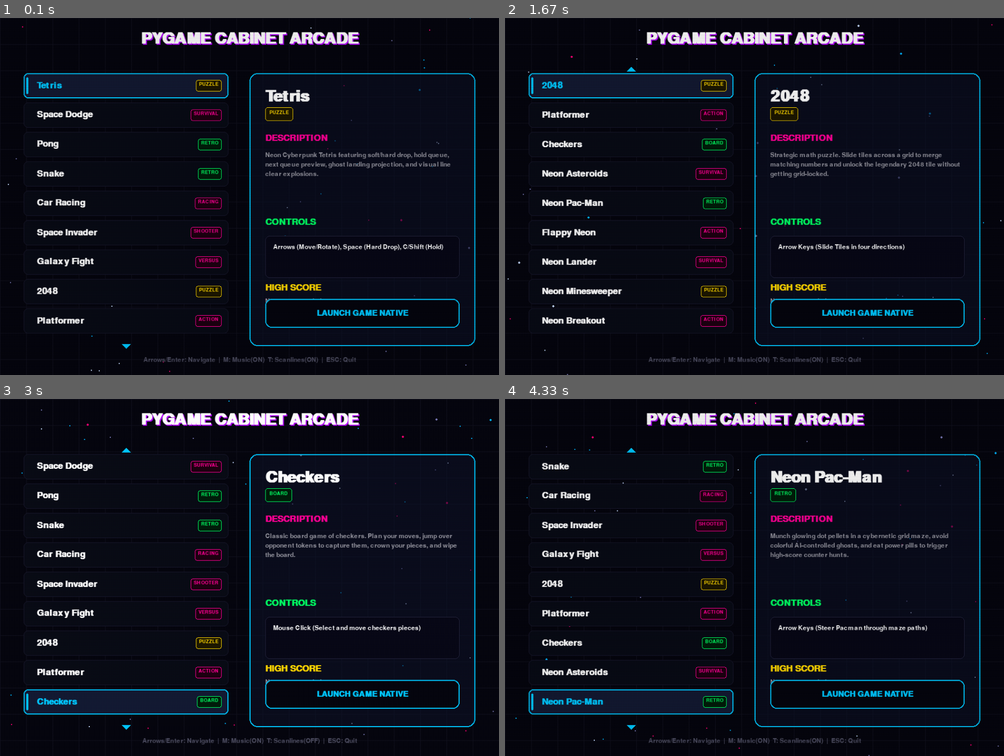
Above: before the commit, frames 1-4 (two rows, left to right).
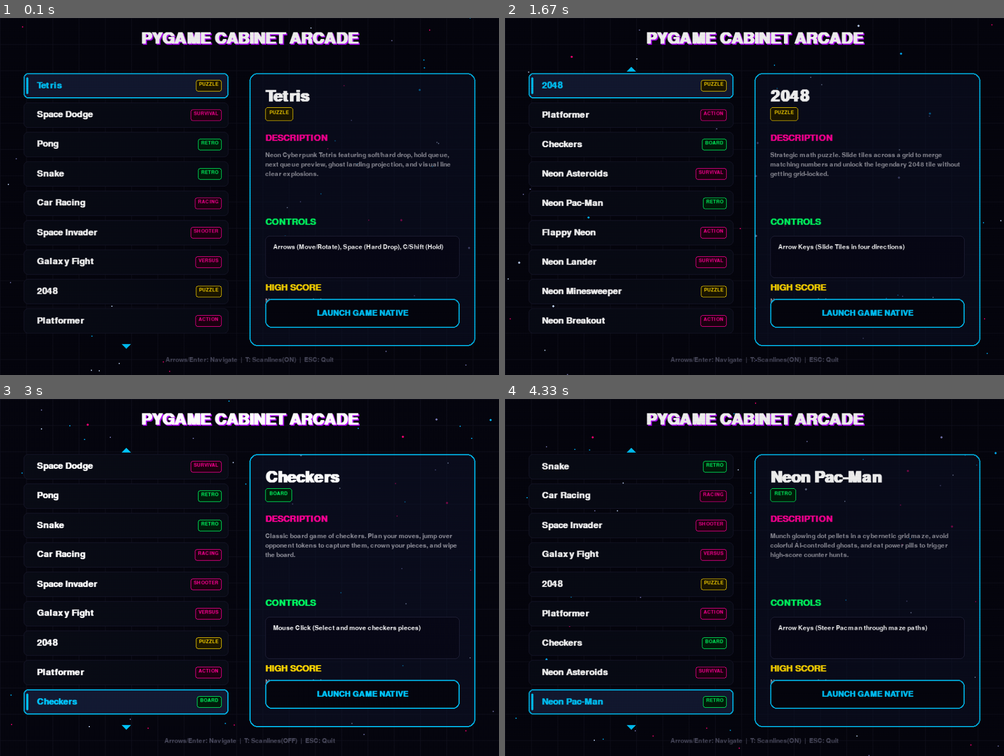
Above: after the commit, the same moments.

Repository: Abdellah-BELMAARIS/PyGame_Projects
Game: pygame game, started from main.py
Same seed, same stepped clock (60 frames per second), same inputs: the game is played once before the commit and once after it.
Inputs (mouse positions are in pixels of both pictures, inside the frame that each line leads up to):
- Up to frame 1 (0.1 s): no input
- Up to frame 2 (1.67 s): hold T 0.33-0.8 s; hold Up 0.33-0.8 s; click "2048" at 0.88 s; hold Up 1.17-1.63 s
- Up to frame 3 (3 s): hold Down 1.67-1.97 s; tap T at 1.82, 2.88 s; hold Up 2-2.37 s; click (124, 702) at 2.45 s; hold Down from 2.73 s (still down)
- Up to frame 4 (4.33 s): release Down at 3.1 s; hold Up 3.13-3.43 s; hold Down 3.47-3.77 s; hold Up 3.8-4.17 s; tap T at 3.95 s; hold Down from 4.2 s (still down)

The runs differ from the first frame. In frame 1, 0.3% of the frame differs, in the area x 28-72%, y 95-97%; in frame 2, 0.3%; in frame 3, 0.3%; in frame 4, 0.3%.

Commit message:
refactor: remove procedural chiptune synth and associated music toggle functionality

Diff:
--- a/main.py
+++ b/main.py
@@ -5,15 +5,9 @@
 import random
 import math
 import json
-import array
 
 # Initialize Pygame
 pygame.init()
-if not pygame.mixer.get_init():
-    try:
-        pygame.mixer.init(22050, -16, 1, 512)
-    except Exception as e:
-        print("Mixer init failed:", e)
 
 # Constants
 WIDTH, HEIGHT = 950, 680
@@ -187,42 +181,6 @@
     }
 ]
 
-# ------------------------------------------------------------------
-# Procedural Chiptune Synth Music Generator
-# ------------------------------------------------------------------
-def build_chiptune_loop():
-    """Generates a simple 8-note pentatonic arpeggio in memory."""
-    if not pygame.mixer.get_init():
-        return None
-    try:
-        sample_rate = 22050
-        note_dur = 0.12  # seconds per note
-        notes = [261, 329, 392, 523, 392, 329, 261, 196]  # C pentatonic arpeggio
-        total_samples = int(sample_rate * note_dur * len(notes))
-        buf = array.array('h', [0] * total_samples)
-        idx = 0
-        for freq in notes:
-            n = int(sample_rate * note_dur)
-            for i in range(n):
-                t = i / sample_rate
-                # Square wave
-                val = 1.0 if math.sin(2 * math.pi * freq * t) >= 0 else -1.0
-                # Fade envelope: ramp-up first 10% and fade last 20%
-                fade = 1.0
-                if i < n * 0.1:
-                    fade = i / (n * 0.1)
-                elif i > n * 0.8:
-                    fade = (n - i) / (n * 0.2)
-                sample = int(val * 32767 * 0.055 * fade)
-                buf[idx] = max(-32768, min(32767, sample))
-                idx += 1
-        snd = pygame.mixer.Sound(buf)
-        return snd
-    except Exception as e:
-        print("Chiptune synth failed:", e)
-        return None
-
-CHIPTUNE = build_chiptune_loop()
 
 # ------------------------------------------------------------------
 # CRT Scanline Overlay
@@ -323,14 +281,9 @@
     visible_start = 0
     max_visible_items = 9  # Display at most 9 items at once to avoid overflow
 
-    # Chiptune & CRT state
-    music_on = True
+    # CRT state
     scanlines_on = True
     high_scores = load_high_scores()
-
-    # Start chiptune loop
-    if CHIPTUNE and music_on:
-        CHIPTUNE.play(-1)  # loop indefinitely
 
     # Layout Coordinates
     list_x, list_y = 45, 105
@@ -364,14 +317,6 @@
                 elif event.key == pygame.K_ESCAPE:
                     run = False
                     break
-                elif event.key == pygame.K_m:
-                    # Toggle chiptune music
-                    music_on = not music_on
-                    if CHIPTUNE:
-                        if music_on:
-                            CHIPTUNE.play(-1)
-                        else:
-                            CHIPTUNE.stop()
                 elif event.key == pygame.K_t:
                     # Toggle CRT scanline overlay
                     scanlines_on = not scanlines_on
@@ -524,10 +469,9 @@
         WIN.blit(btn_text, (launch_btn_rect.centerx - btn_text.get_width() // 2, launch_btn_rect.centery - btn_text.get_height() // 2))
 
         # Draw footer/navigation hints
-        music_status = "ON" if music_on else "OFF"
         scan_status = "ON" if scanlines_on else "OFF"
         hint_text = BODY_FONT.render(
-            f"Arrows/Enter: Navigate  |  M: Music({music_status})  T: Scanlines({scan_status})  |  ESC: Quit",
+            f"Arrows/Enter: Navigate  |  T: Scanlines({scan_status})  |  ESC: Quit",
             True, (80, 80, 100)
         )
         WIN.blit(hint_text, (WIDTH // 2 - hint_text.get_width() // 2, HEIGHT - 35))
